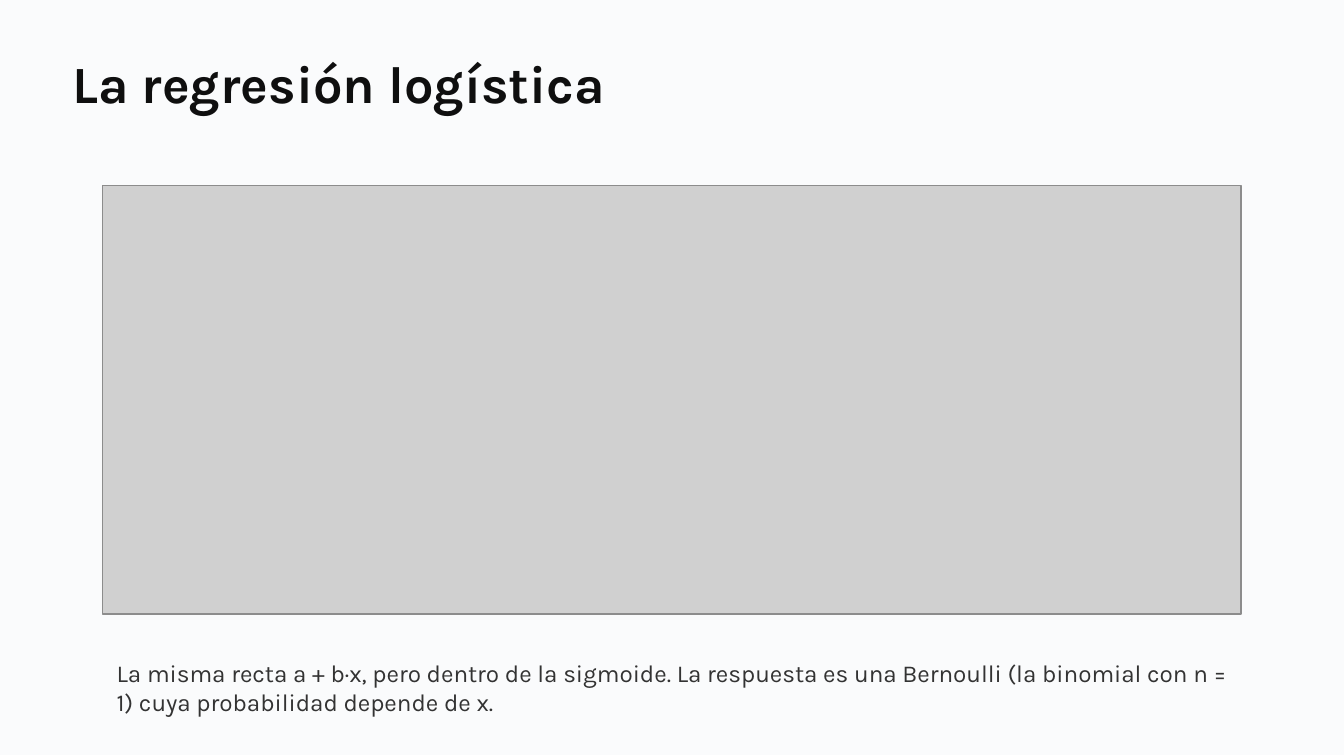
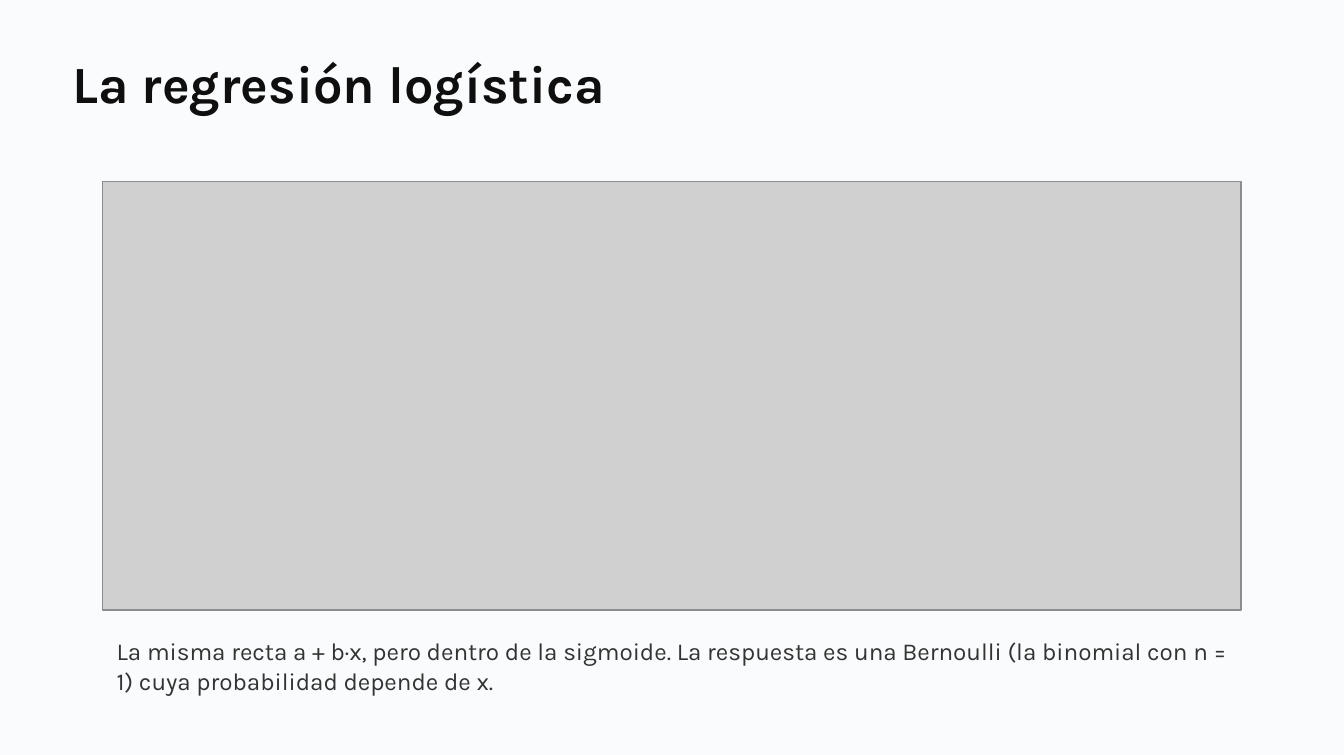
Before and after one commit to daniopitz/diplomado-cdd, a slide deck: slide 45 of presentaciones/clase05_probabilidad_inferencia.pptx (slide 43 before the commit). Drawn at 1344x755 pixels with LibreOffice and Linux fonts; fonts in the diff are those of the drawing; grey boxes stand for pictures. Boxes give left, top, right and bottom in pixels: in the first picture for what was removed or moved away, otherwise in the second. Text is boxed around its words. In the diff, an @@ line names an element or a change of style, - is before the commit and + after.

```diff
--- a/presentaciones/clase05_probabilidad_inferencia.pptx
+++ b/presentaciones/clase05_probabilidad_inferencia.pptx
@@ picture: place and size @@
-picture at <box>102,185,1241,614</box>
+picture at <box>102,181,1241,610</box>
@@ text "La misma recta a + ...": place and size @@
-text "La misma recta a + ..." at <box>117,664,1208,717</box>
+text "La misma recta a + ..." at <box>117,642,1208,696</box>
```
Also in this commit, not shown: 33 other slides changed, 2 slides added, 1 other file.
